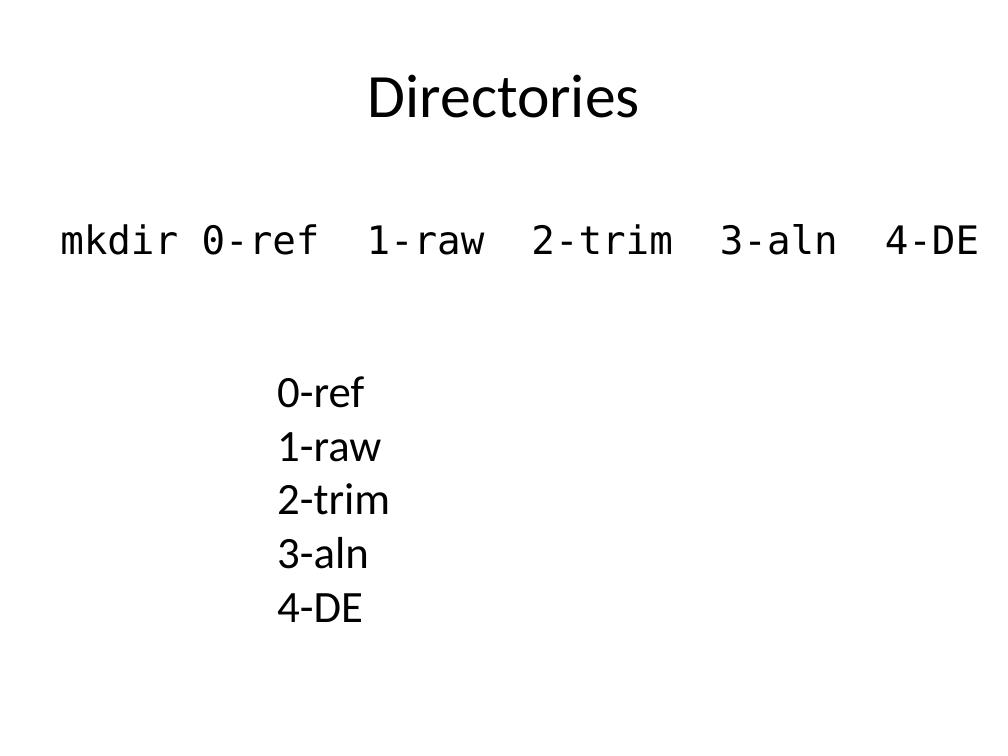
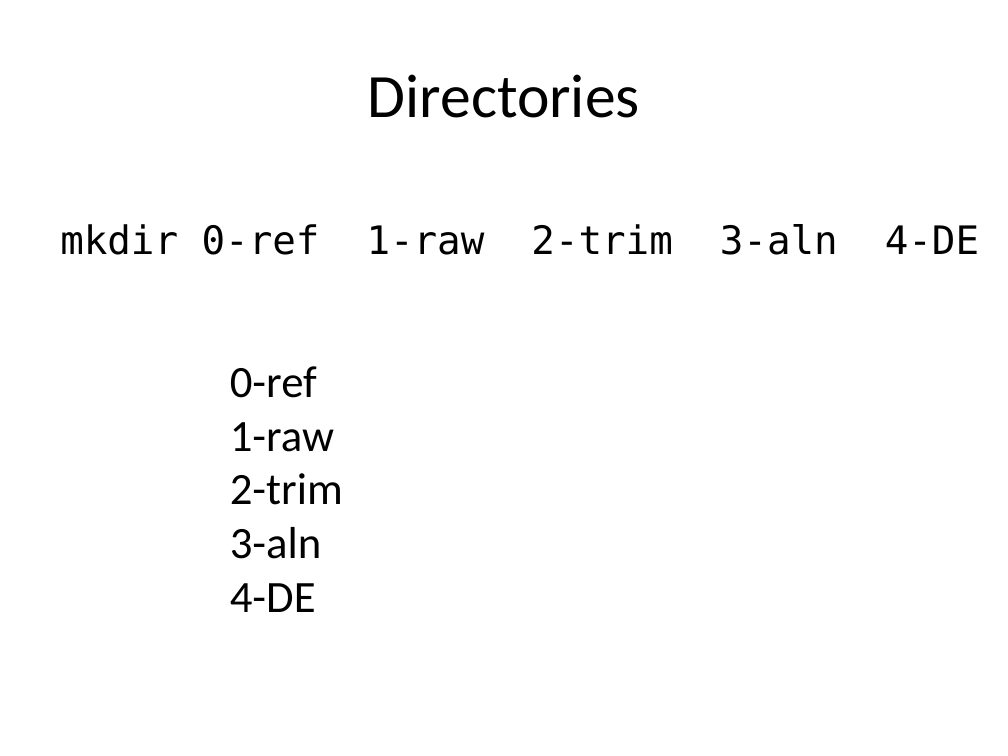
Before and after one commit to liu3zhenlab/teaching, a slide deck: slide 3 of PLPTH813Bioinformatis/2021/inclassProjects/lecture02_in-class-project/RNA-Seq/inclass02_DE.pptx. Drawn at 1008x756 pixels with LibreOffice and Linux fonts; fonts in the diff are those of the drawing. Boxes give left, top, right and bottom in pixels: in the first picture for what was removed or moved away, otherwise in the second. Text is boxed around its words. In the diff, an @@ line names an element or a change of style, - is before the commit and + after.

```diff
--- a/PLPTH813Bioinformatis/2021/inclassProjects/lecture02_in-class-project/RNA-Seq/inclass02_DE.pptx
+++ b/PLPTH813Bioinformatis/2021/inclassProjects/lecture02_in-class-project/RNA-Seq/inclass02_DE.pptx
@@ text "0-ref": place and size @@
-text "0-ref" at <box>277,376,390,622</box>
+text "0-ref" at <box>230,366,343,612</box>
```
Also in this commit, not shown: 6 other slides changed, 1 slide added, 1 other file.
